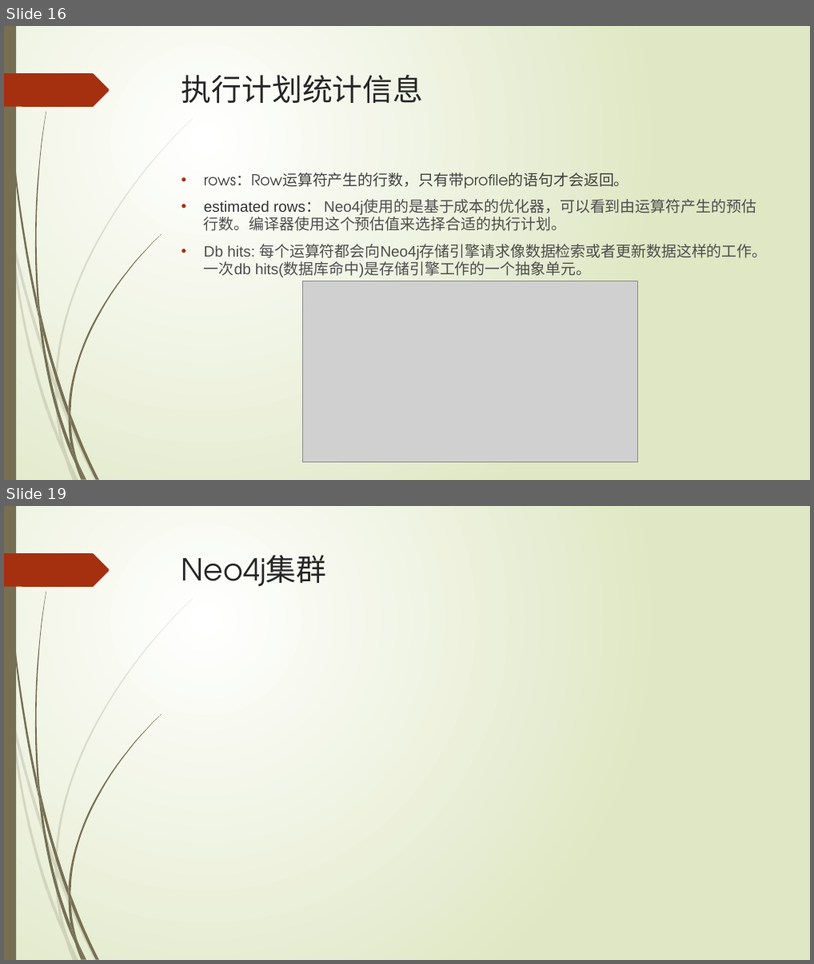
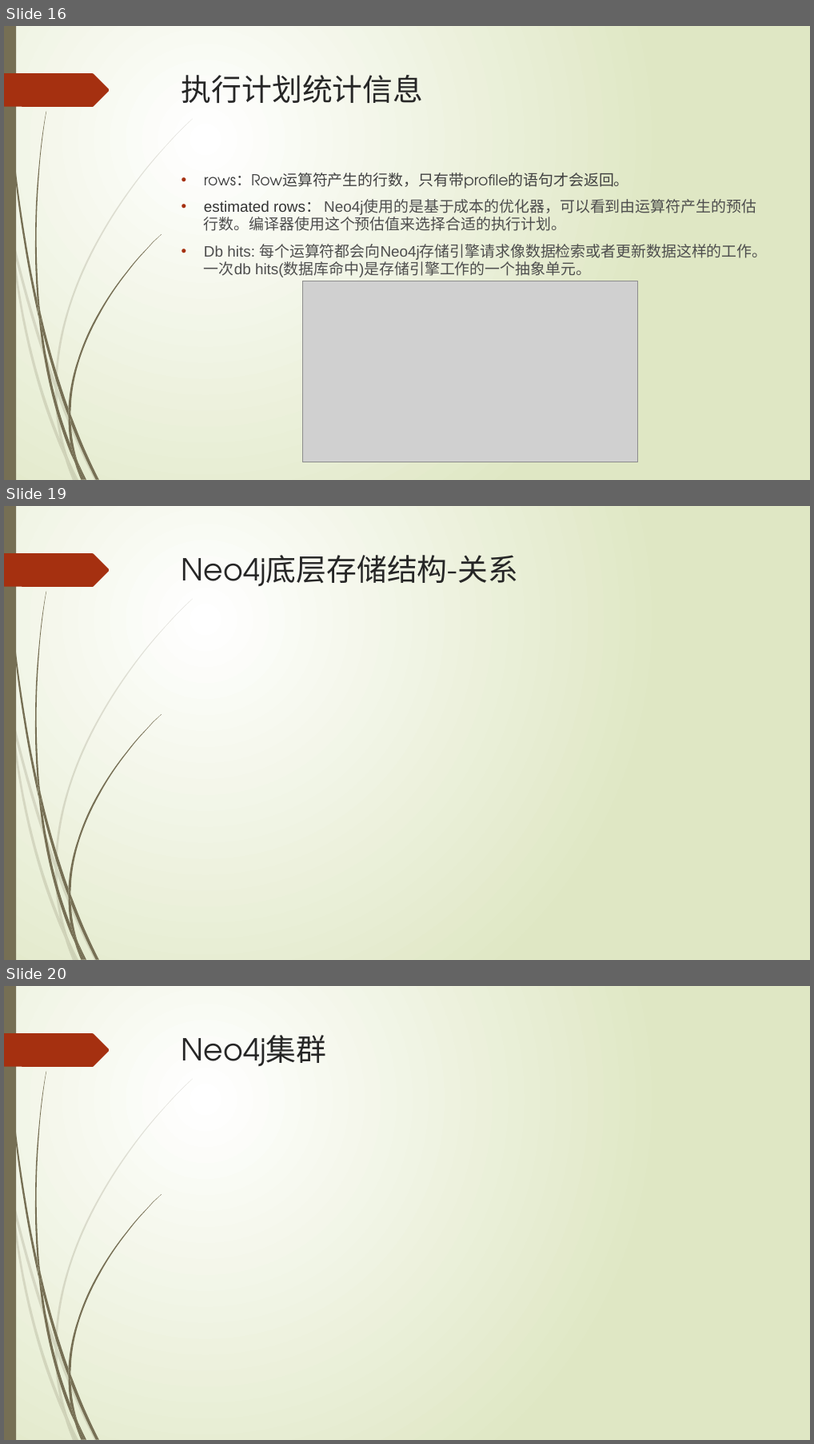
Before and after one commit to xljnc/thor, a slide deck: doc/Neo4j简介.pptx. Shown one above the other, each under a label of ours: slides 16 and 19 before the commit, slides 16, 19 and 20 after it; the slides between them are not shown. The pictures are 814x964 and 814x1444 pixels, drawn with LibreOffice and Linux fonts; fonts in the diff are those of the drawing; grey boxes stand for pictures. Boxes give left, top, right and bottom in pixels: in the first picture for what was removed or moved away, otherwise in the second. Text is boxed around its words. In the diff, an @@ line names an element or a change of style, - is before the commit and + after.

```diff
--- a/doc/Neo4j简介.pptx
+++ b/doc/Neo4j简介.pptx
@@ slide 19 added at [4, 506, 810, 960], background gradient #FFFFFF to #DFE8C4; not listed: 24 template elements that a slide beside it also shows @@
@@ title added at [182, 555, 518, 586], 36 pt, text #262626 @@
+Neo4j底层存储结构-关系
@@ what was slide 19 is now slide 20 @@
```
Also in this commit, not shown: 2 slides changed.
